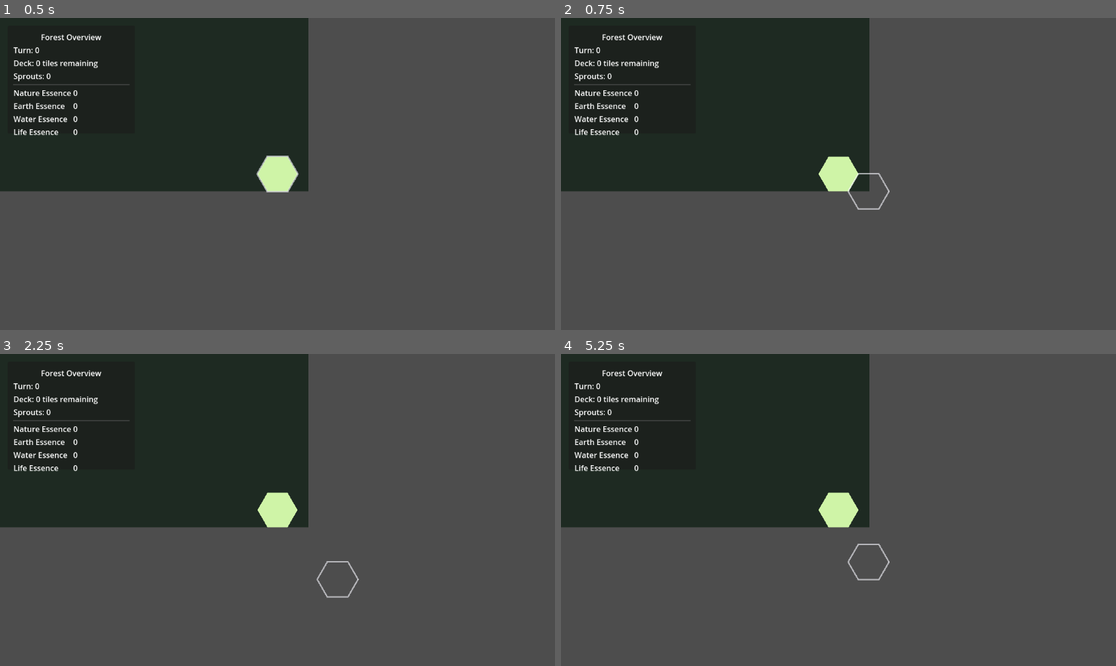
Above: before the commit, frames 1-4 (two rows, left to right).
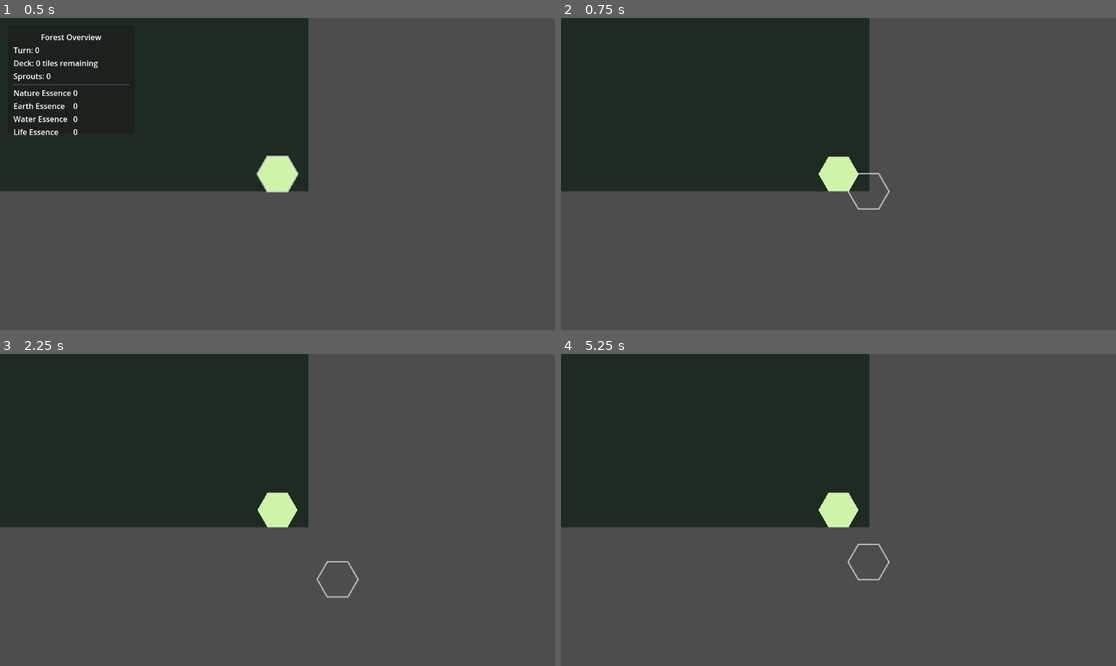
Above: after the commit, the same moments.

Repository: Millstreamu/BumbleJess
Game: Godot game, scene res://scenes/Main.tscn
Same seed, same stepped clock (60 frames per second), same inputs: the game is played once before the commit and once after it.
Inputs:
- Up to frame 1 (0.5 s): no input
- Up to frame 2 (0.75 s): tap Enter at 0.5 s; hold Right (ui_right) from 0.53 s (still down); tap Tab at 0.6 s
- Up to frame 3 (2.25 s): tap Space (ui_accept) at 0.77, 1.25, 1.52, 2 s; release Right (ui_right) at 1.28 s; hold Down (ui_down) 1.28-2.03 s; tap Tab at 1.35, 2.1 s; hold Right (ui_right) from 2.03 s (still down)
- Up to frame 4 (5.25 s): tap Space (ui_accept) at 2.75, 3.02, 3.5, 3.77, 4.25, 4.52 s; release Right (ui_right) at 2.78 s; hold Up (ui_up) 2.78-3.53 s; tap Tab every 0.75 s from 2.85 to 5.1 s; hold Left (ui_left) 3.53-5.03 s; hold Down (ui_down) from 5.03 s (still down)

Frame 1 is identical in both runs. In frame 2, 0.9% of the frame differs, in the area x 2-24%, y 5-38%; in frame 3, 0.9%; in frame 4, 0.9%.
Error before the commit: Trying to assign value of type 'RunState.gd' to a variable of type 'RunState.gd'. (res://scripts/input/InputController.gd:40)

Commit message:
Avoid RunState autoload type conflict

Diff:
--- a/scripts/input/InputController.gd
+++ b/scripts/input/InputController.gd
@@ -8,11 +8,11 @@
 const CellType := preload("res://scripts/core/CellType.gd")
 const HexGrid := preload("res://scripts/grid/HexGrid.gd")
 const PaletteState := preload("res://scripts/input/PaletteState.gd")
-const RunState := preload("res://scripts/core/RunState.gd")
+const RunStateController := preload("res://scripts/core/RunState.gd")
 
 var _hex_grid: HexGrid
 var _palette_state: PaletteState
-var _run_state: RunState
+var _run_state: RunStateController
 var _pending_build_axial: Vector2i = Vector2i.ZERO
 var _has_pending_build: bool = false
 
